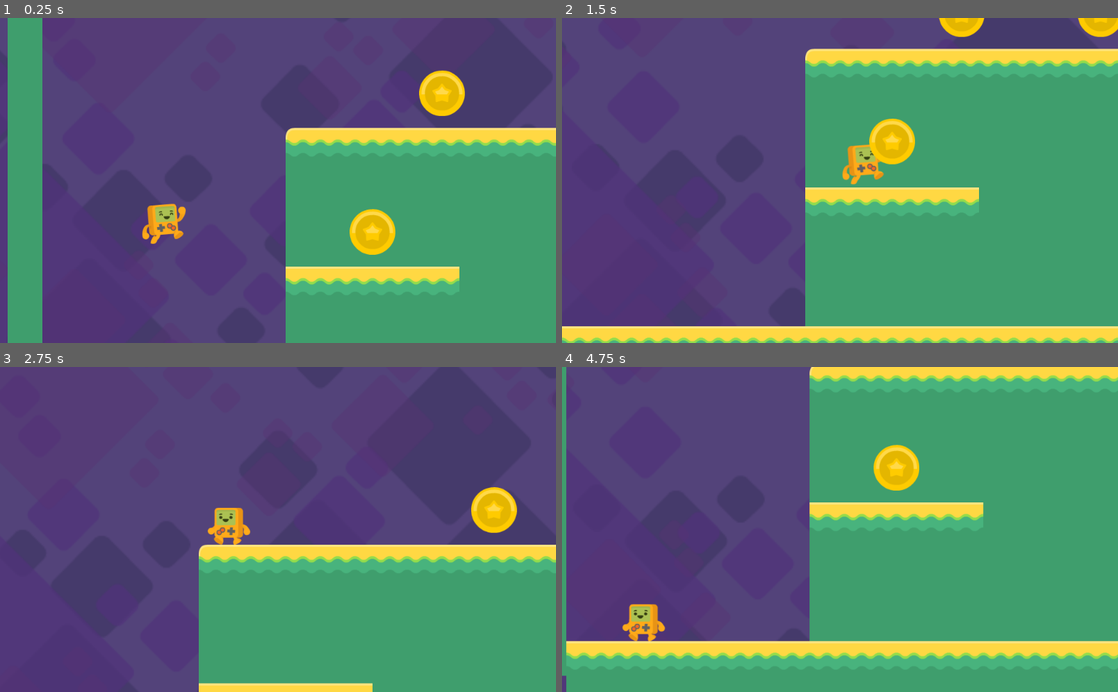
Above: before the commit, frames 1-4 (two rows, left to right).
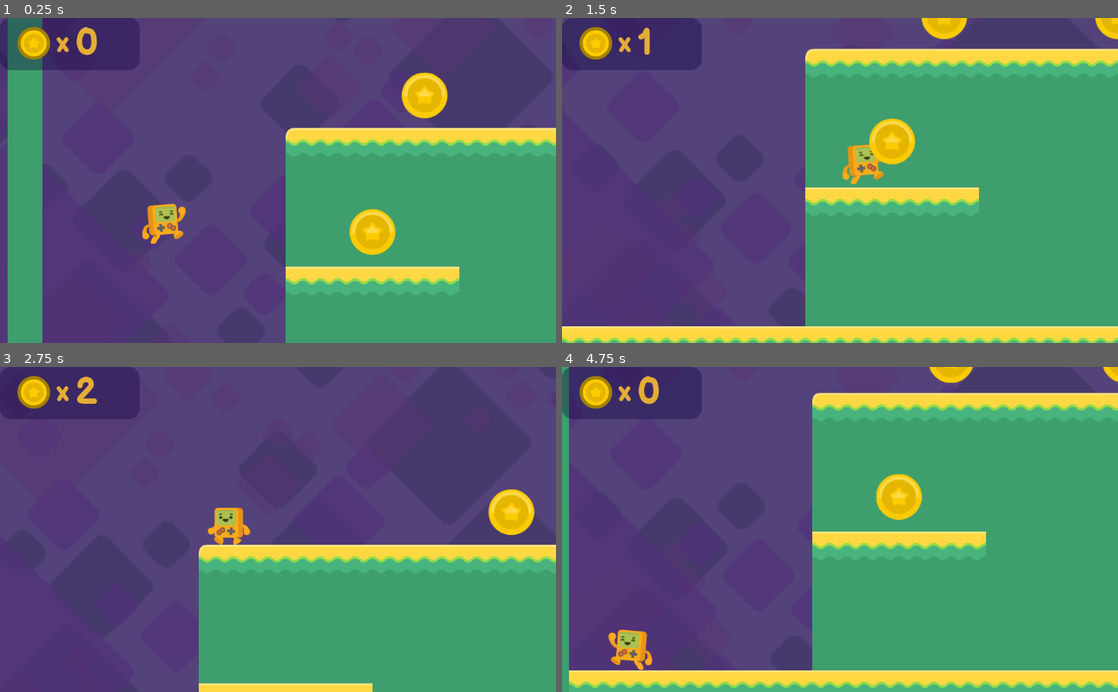
Above: after the commit, the same moments.

Repository: SusieValdez/Beep-Boop-The-Game
Game: Godot game, scene res://level1.tscn
The game is run twice, just before and just after one commit, with the same random seed, the same clock (stepped at 60 frames per second) and the same inputs.
Inputs:
- Up to frame 1 (0.25 s): no input
- Up to frame 2 (1.5 s): hold Right (right) from 0.53 s (still down); tap Space (jump) at 0.77 s
- Up to frame 3 (2.75 s): tap Space (jump) at 1.52 s; release Right (right) at 2.03 s; hold Left (left) from 2.03 s (still down)
- Up to frame 4 (4.75 s): release Left (left) at 2.78 s; hold Right (right) 2.78-4.28 s; tap Space (jump) at 3.02, 3.77, 4.52 s; hold Left (left) from 4.28 s (still down)

The runs differ from the first frame. In frame 1, 5.0% of the frame differs, in the area x 0-84%, y 0-31%; in frame 2, 4.7%; in frame 3, 5.1%; in frame 4, 28%, in the area x 0-100%, y 0-100%.

Commit message:
Add coin HUD and fix double collect coin bug

Diff:
--- /dev/null
+++ b/HUD/HUD.gd
@@ -0,0 +1,14 @@
+extends CanvasLayer
+
+var coins = 0
+
+func _ready():
+	$Coins.text = String(coins)
+
+func _physics_process(delta):
+	if coins == 3:
+		get_tree().change_scene("res://level1.tscn")
+
+func _on_coin_collected():
+	coins = coins + 1
+	_ready()
--- a/coin/Coin.gd
+++ b/coin/Coin.gd
@@ -1,11 +1,13 @@
 extends Area2D
+
+signal coin_collected
 
 onready var animationPlayer = $AnimationPlayer
 
 func _on_Coin_body_entered(body):
 	animationPlayer.play("bounce")
-	body.add_coin()
-
+	emit_signal("coin_collected")
+	set_collision_mask_bit(0, false)
 
 func _on_AnimationPlayer_animation_finished(anim_name):
 	queue_free()
--- a/level1.tscn
+++ b/level1.tscn
@@ -6,6 +6,9 @@
 [ext_resource path="res://background/set2_background.png" type="Texture" id=4]
 [ext_resource path="res://background/set2_tiles.png" type="Texture" id=5]
 [ext_resource path="res://coin/Coin.tscn" type="PackedScene" id=6]
+[ext_resource path="res://HUD/coin_gold.png" type="Texture" id=7]
+[ext_resource path="res://fonts/BalsamiqSans-Bold.ttf" type="DynamicFontData" id=8]
+[ext_resource path="res://HUD/HUD.gd" type="Script" id=9]
 
 [sub_resource type="RectangleShape2D" id=1]
 extents = Vector2( 160, 32 )
@@ -15,6 +18,21 @@
 
 [sub_resource type="RectangleShape2D" id=3]
 extents = Vector2( 1280, 32 )
+
+[sub_resource type="StyleBoxFlat" id=4]
+bg_color = Color( 0.0431373, 0, 0.243137, 0.356863 )
+corner_radius_top_left = 20
+corner_radius_top_right = 20
+corner_radius_bottom_right = 20
+corner_radius_bottom_left = 20
+
+[sub_resource type="DynamicFont" id=5]
+size = 52
+font_data = ExtResource( 8 )
+
+[sub_resource type="DynamicFont" id=6]
+size = 70
+font_data = ExtResource( 8 )
 
 [node name="Level1" type="Node2D"]
 
@@ -53,7 +71,7 @@
 limit_left = -512
 limit_top = -500
 limit_right = 3966
-limit_bottom = 750
+limit_bottom = 820
 limit_smoothed = true
 drag_margin_h_enabled = true
 drag_margin_v_enabled = true
@@ -104,6 +122,35 @@
 texture = ExtResource( 5 )
 centered = false
 
+[node name="coins" type="Node2D" parent="."]
+
+[node name="Coin1" parent="coins" instance=ExtResource( 6 )]
+position = Vector2( 96, 64 )
+
+[node name="Coin2" parent="coins" instance=ExtResource( 6 )]
+position = Vector2( 192, -188.269 )
+
+[node name="Coin3" parent="coins" instance=ExtResource( 6 )]
+position = Vector2( 512, -188.269 )
+
+[node name="Coin4" parent="coins" instance=ExtResource( 6 )]
+position = Vector2( 1088, -188.269 )
+
+[node name="Coin5" parent="coins" instance=ExtResource( 6 )]
+position = Vector2( 1280, 192 )
+
+[node name="Coin6" parent="coins" instance=ExtResource( 6 )]
+position = Vector2( 1536, 64 )
+
+[node name="Coin7" parent="coins" instance=ExtResource( 6 )]
+position = Vector2( 2752, -320 )
+
+[node name="Coin8" parent="coins" instance=ExtResource( 6 )]
+position = Vector2( 2688, 192 )
+
+[node name="Coin9" parent="coins" instance=ExtResource( 6 )]
+position = Vector2( 3392, -188.269 )
+
 [node name="Fallzone" type="Area2D" parent="."]
 position = Vector2( 2048, 832 )
 collision_layer = 4
@@ -114,31 +161,58 @@
 [node name="CollisionShape2D" type="CollisionShape2D" parent="Fallzone"]
 shape = SubResource( 3 )
 
-[node name="Coin1" parent="." instance=ExtResource( 6 )]
-position = Vector2( 96, 64 )
-
-[node name="Coin2" parent="." instance=ExtResource( 6 )]
-position = Vector2( 224, -192 )
-
-[node name="Coin3" parent="." instance=ExtResource( 6 )]
-position = Vector2( 480, -192 )
-
-[node name="Coin4" parent="." instance=ExtResource( 6 )]
-position = Vector2( 1088, -192 )
-
-[node name="Coin5" parent="." instance=ExtResource( 6 )]
-position = Vector2( 1280, 192 )
-
-[node name="Coin6" parent="." instance=ExtResource( 6 )]
-position = Vector2( 2176, -128 )
-
-[node name="Coin7" parent="." instance=ExtResource( 6 )]
-position = Vector2( 2688, 192 )
-
-[node name="Coin8" parent="." instance=ExtResource( 6 )]
-position = Vector2( 2663, -320 )
-
-[node name="Coin9" parent="." instance=ExtResource( 6 )]
-position = Vector2( 3392, -192 )
-
+[node name="HUD" type="CanvasLayer" parent="."]
+script = ExtResource( 9 )
+
+[node name="Panel" type="Panel" parent="HUD"]
+margin_right = 257.0
+margin_bottom = 96.0
+custom_styles/panel = SubResource( 4 )
+__meta__ = {
+"_edit_use_anchors_": false
+}
+
+[node name="TextureRect" type="TextureRect" parent="HUD"]
+margin_left = 32.0
+margin_top = 16.0
+margin_right = 93.0
+margin_bottom = 77.0
+texture = ExtResource( 7 )
+__meta__ = {
+"_edit_use_anchors_": false
+}
+
+[node name="x" type="Label" parent="HUD"]
+margin_left = 104.0
+margin_top = 16.0
+margin_right = 129.0
+margin_bottom = 79.0
+custom_fonts/font = SubResource( 5 )
+custom_colors/font_color = Color( 0.898039, 0.682353, 0.219608, 1 )
+text = "x"
+__meta__ = {
+"_edit_use_anchors_": false
+}
+
+[node name="Coins" type="Label" parent="HUD"]
+margin_left = 138.0
+margin_top = 5.056
+margin_right = 228.0
+margin_bottom = 89.056
+custom_fonts/font = SubResource( 6 )
+custom_colors/font_color = Color( 0.898039, 0.682353, 0.219608, 1 )
+text = "##"
+__meta__ = {
+"_edit_use_anchors_": false
+}
+
+[connection signal="coin_collected" from="coins/Coin1" to="HUD" method="_on_coin_collected"]
+[connection signal="coin_collected" from="coins/Coin2" to="HUD" method="_on_coin_collected"]
+[connection signal="coin_collected" from="coins/Coin3" to="HUD" method="_on_coin_collected"]
+[connection signal="coin_collected" from="coins/Coin4" to="HUD" method="_on_coin_collected"]
+[connection signal="coin_collected" from="coins/Coin5" to="HUD" method="_on_coin_collected"]
+[connection signal="coin_collected" from="coins/Coin6" to="HUD" method="_on_coin_collected"]
+[connection signal="coin_collected" from="coins/Coin7" to="HUD" method="_on_coin_collected"]
+[connection signal="coin_collected" from="coins/Coin8" to="HUD" method="_on_coin_collected"]
+[connection signal="coin_collected" from="coins/Coin9" to="HUD" method="_on_coin_collected"]
 [connection signal="body_entered" from="Fallzone" to="Jerry" method="_on_Fallzone_body_entered"]
--- a/player/Jerry.gd
+++ b/player/Jerry.gd
@@ -5,7 +5,6 @@
 const JUMPFORCE = -1100
 
 var velocity = Vector2(0,0)
-var coins = 0
 
 onready var sprite = $Sprite
 
@@ -32,12 +31,7 @@
 	velocity = move_and_slide(velocity, Vector2.UP)
 	velocity.x = lerp(velocity.x, 0, 0.2)
 
-	if coins == 3:
-		get_tree().change_scene("res://level1.tscn")
 
 
 func _on_Fallzone_body_entered(body):
 	get_tree().change_scene("res://level1.tscn")
-
-func add_coin():
-	coins = coins + 1
Binary file added: HUD/coin_gold.png
Not shown, added: HUD/coin_gold.png.import
Binary file added: fonts/BalsamiqSans-Bold.ttf
Not shown: 1 places in level1.tscn that only renumber resources
